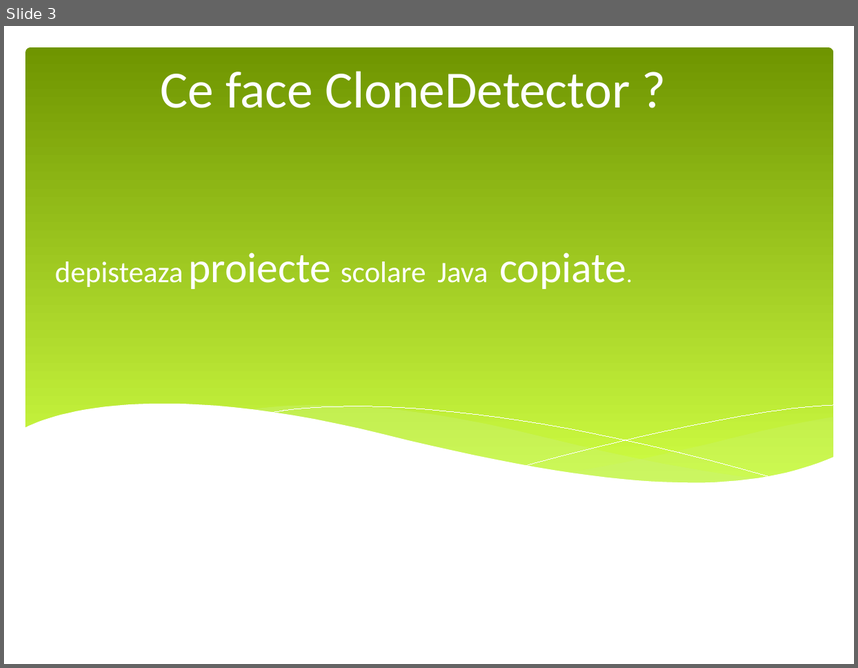
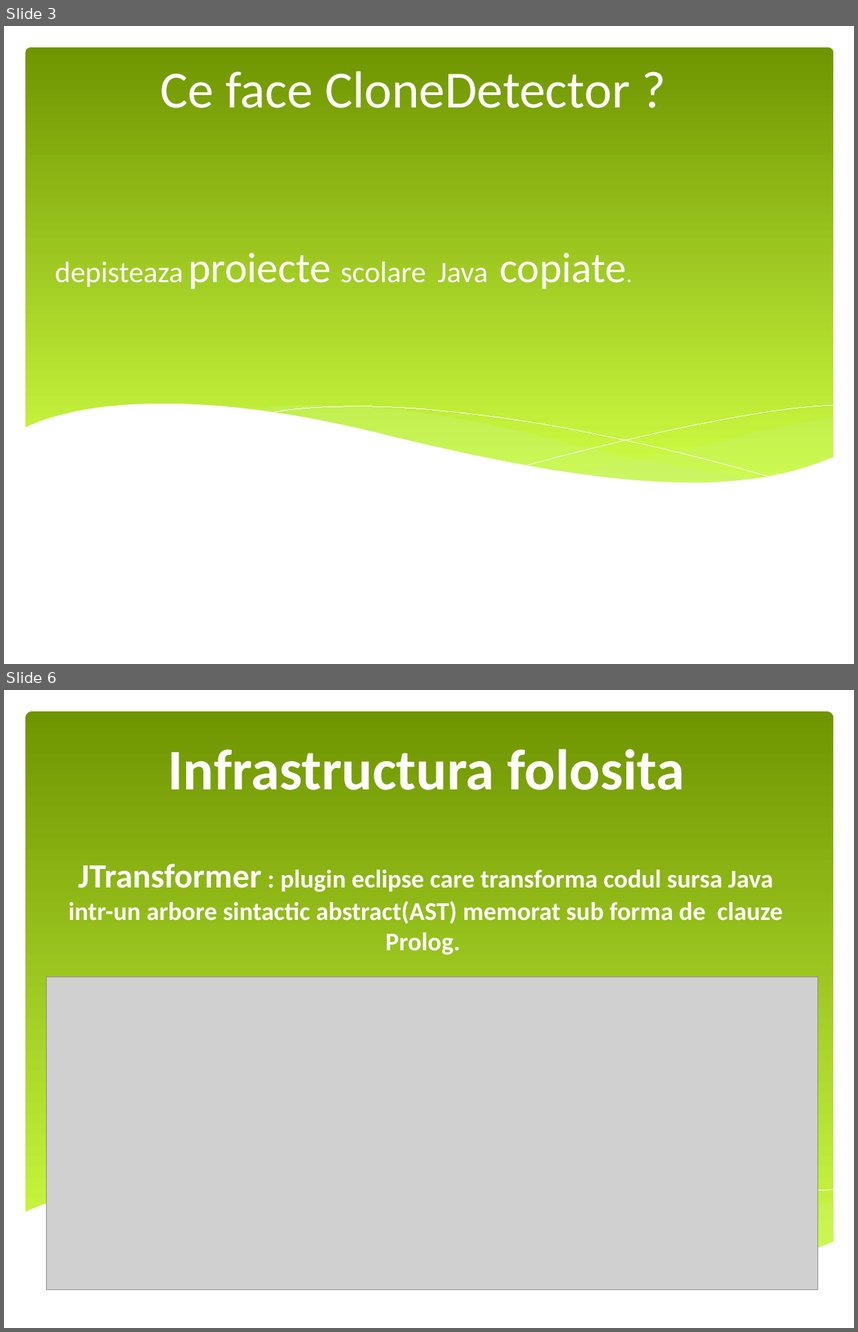
Before and after one commit to vladlep/licentavlad, a slide deck: doc/Prezentare licenta.pptx. Shown one above the other, each under a label of ours: slide 3 before the commit, slides 3 and 6 after it; the slides between them are not shown. The pictures are 858x668 and 858x1332 pixels, drawn with LibreOffice and Linux fonts; fonts in the diff are those of the drawing; grey boxes stand for pictures. Boxes give left, top, right and bottom in pixels: in the first picture for what was removed or moved away, otherwise in the second. Text is boxed around its words. In the diff, an @@ line names an element or a change of style, - is before the commit and + after.

```diff
--- a/doc/Prezentare licenta.pptx
+++ b/doc/Prezentare licenta.pptx
@@ slide 6 added at box(4, 690, 854, 1328), background #FFFFFF @@
@@ rounded rectangle added at box(25, 711, 834, 1272), fill gradient #6F9400 to #D0FF44 @@
@@ title added at box(168, 749, 685, 790), 54 pt, text #FFFFFF, bold @@
+Infrastructura folosita
@@ subtitle added at box(68, 863, 783, 955), 24 pt, text #FFFFFF, bold @@
+JTransformer : plugin eclipse care transforma codul sursa Java intr-un arbore sintactic abstract(AST) memorat sub forma de clauze Prolog.
@@ picture added at box(47, 977, 818, 1289) @@
@@ freeform shape added at box(24, 1188, 835, 1312), fill #FFFFFF @@
@@ freeform shape added at box(526, 1189, 833, 1250), outline #FFFFFF 0 pt @@
@@ freeform shape added at box(567, 1201, 835, 1268), fill #CAF278 at 29% opacity @@
```
Also in this commit, not shown: 10 other slides added, 1 slide removed, 2 other files.
